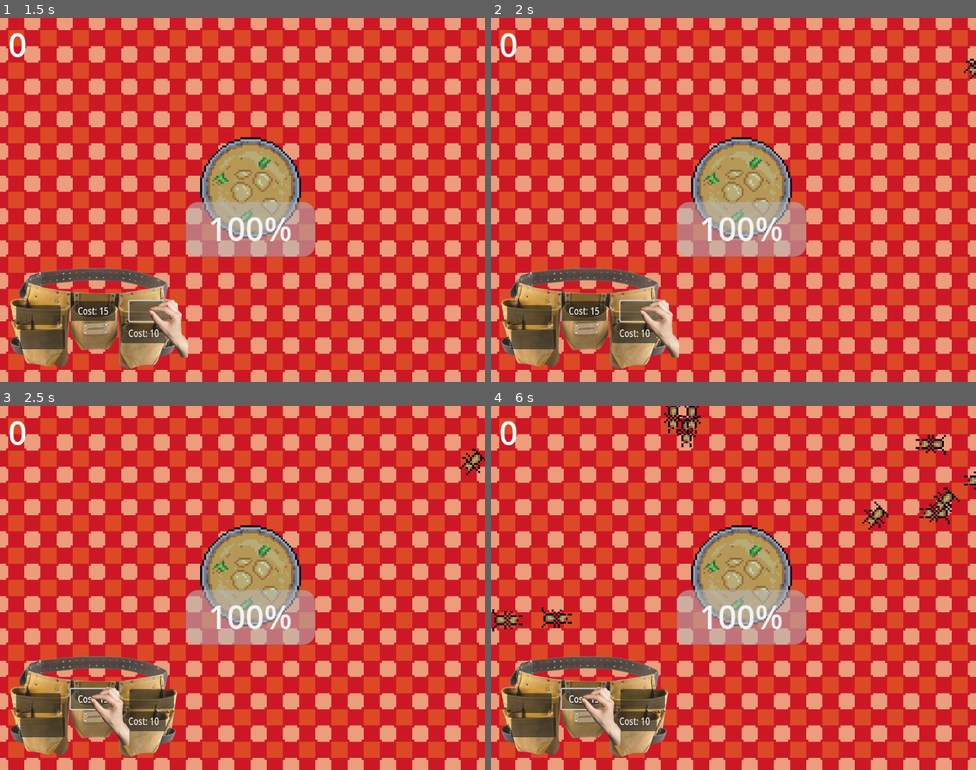
Above: before the commit, frames 1-4 (two rows, left to right).
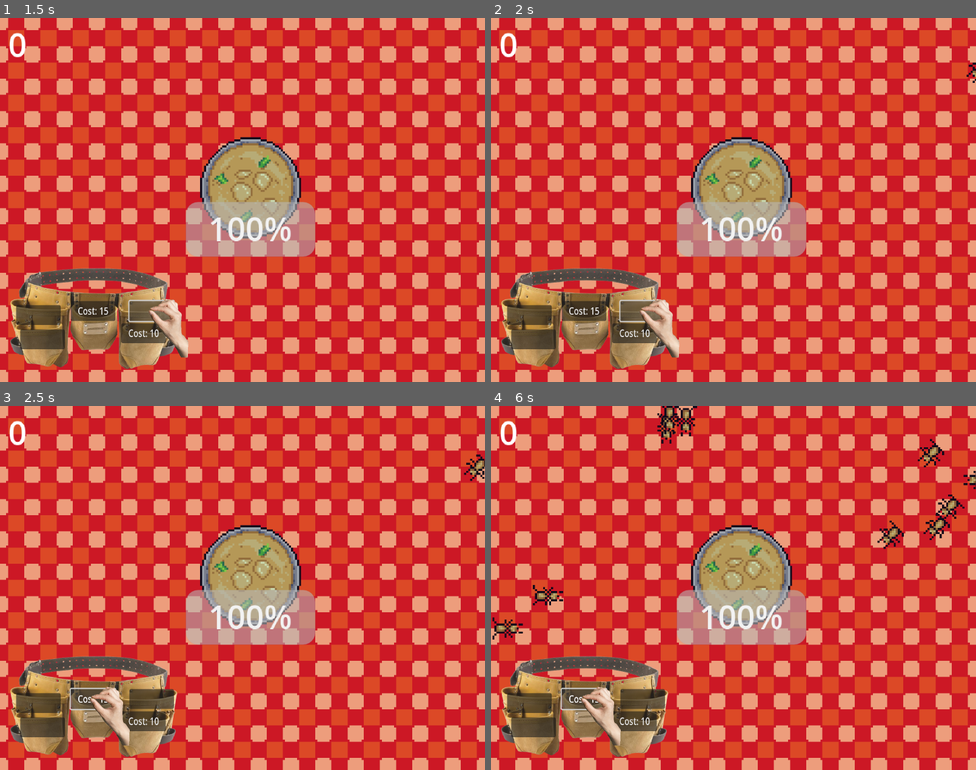
Above: after the commit, the same moments.

Repository: mattismoel/rage-room
Game: Godot game, scene res://scenes/game.tscn
The game is run twice, just before and just after one commit, with the same random seed, the same clock (stepped at 60 frames per second) and the same inputs.
Inputs (mouse positions are in pixels of both pictures, inside the frame that each line leads up to):
- Up to frame 1 (1.5 s): click "Cost: 10" at 0.5 s; click (150, 312) at 1.25 s
- Up to frame 2 (2 s): no input
- Up to frame 3 (2.5 s): click "Cost: 15" at 2 s
- Up to frame 4 (6 s): click (534, 726) at 2.75 s; click (529, 704) at 3.5 s; click "Cost: 10" at 4.25 s; click (641, 700) at 5 s; click "Cost: 15" at 5.75 s

Frame 1 is identical in both runs. In frame 2, less than 0.1% of the frame differs, in the area x 97-100%, y 11-18%; in frame 3, 0.2%; in frame 4, 2.3%, in the area x 0-100%, y 0-65%.

Commit message:
make ants stop at target permimeter
>

Diff:
--- a/scenes/insects/ant/ant.gd
+++ b/scenes/insects/ant/ant.gd
@@ -22,17 +22,18 @@
 func target(t: Target) -> void:
 	super(t)
 
+	var target_pos := t.get_random_perimeter_point_from_point(global_position)
+
 	var tween := create_tween()
-	var segment_count := _calculate_segment_count(global_position, t.global_position, _segment_length)
+	var segment_count := _calculate_segment_count(global_position, target_pos, _segment_length)
 
-	var waypoints := _generate_waypoints(global_position, t.global_position, segment_count, _wiggle_width)
+	var waypoints := _generate_waypoints(global_position, target_pos, segment_count, _wiggle_width)
 	var speed := _calculate_randomized_speed(_base_speed, _speed_variance)
 
 	var prev_pos := global_position
 	for wp_pos in waypoints:
 		var wait_duration := _calculate_random_wait_duration(_waypoint_wait_duration, _waypoint_wait_duration_variance)
 		prev_pos = _add_waypoint_tween_step(tween, prev_pos, wp_pos, wait_duration, speed)
-
 
 ## Returns a randomized speed given a variance.
 func _calculate_randomized_speed(speed: float, variance: float) -> float:
--- a/scripts/target.gd
+++ b/scripts/target.gd
@@ -13,6 +13,24 @@
 func _ready() -> void:
 	area_entered.connect(_on_area_entered)
 	_timer.timeout.connect(_on_timer_timeout)
+
+## Gets a random point on the targets circle shape perimeter.
+##
+## The random position selection is limited to the visible part of the
+## perimiter, with respect to the direction.
+func get_random_perimeter_point_from_point(p: Vector2) -> Vector2:
+	var direction := p.direction_to(global_position)
+	var shape := _get_collision_shape()
+
+	assert(shape.shape is CircleShape2D, "The shape must be of type CircleShape2D to find point on perimeter.")
+
+	var circle_shape := shape.shape as CircleShape2D
+	var perpendicular_direcion = Vector2(-direction.y, direction.x)
+	var random_direction := perpendicular_direcion.rotated(randf() * PI)
+
+	var perimeter_point := global_position + random_direction * circle_shape.radius
+
+	return perimeter_point
 
 func _on_area_entered(area: Area2D) -> void:
 	var parent := area.get_parent()
@@ -35,3 +53,9 @@
 	var index := _contained_insects.find(insect)
 	assert(index != -1, "The killed insect could not be found in the targets contained insects.")
 	_contained_insects.remove_at(index)
+
+func _get_collision_shape() -> CollisionShape2D:
+	for child in get_children():
+		if child is CollisionShape2D:
+			return child
+	return null
